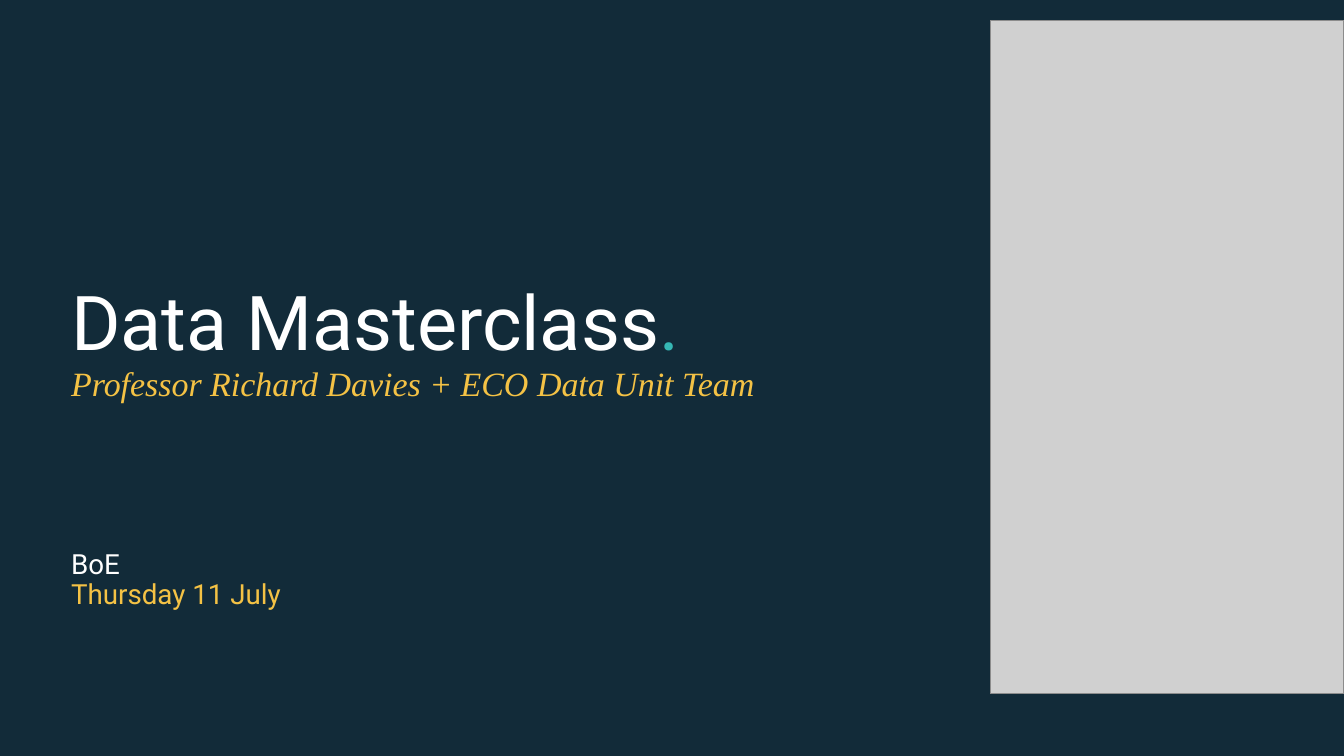
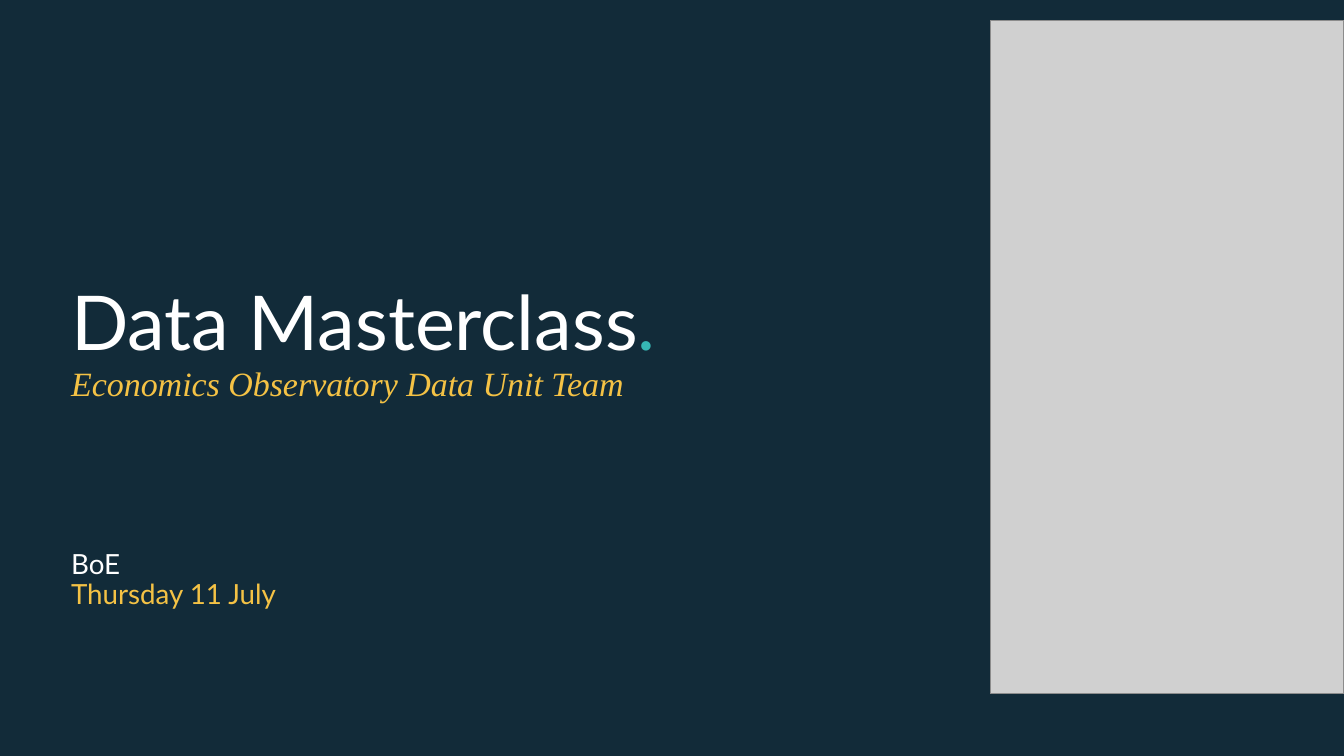
Before and after one commit to EconomicsObservatory/courses, a slide deck: slide 2 of 1/s1_Charts_as_data.pptx. Drawn at 1344x756 pixels with LibreOffice and Linux fonts; fonts in the diff are those of the drawing; grey boxes stand for pictures. Boxes give left, top, right and bottom in pixels: in the first picture for what was removed or moved away, otherwise in the second. Text is boxed around its words. In the diff, an @@ line names an element or a change of style, - is before the commit and + after.

```diff
--- a/1/s1_Charts_as_data.pptx
+++ b/1/s1_Charts_as_data.pptx
@@ title at bbox=[71, 294, 656, 609]: text changed; font Times New Roman to Lato; italic off @@
-Data Masterclass.
-Professor Richard Davies + ECO Data Unit Team
-BoE
-Thursday 11 July
+Data Masterclass.
+Economics Observatory Data Unit Team
+BoE
+Thursday 11 July
```
Also in this commit, not shown: 38 other slides changed, 7 other files.
